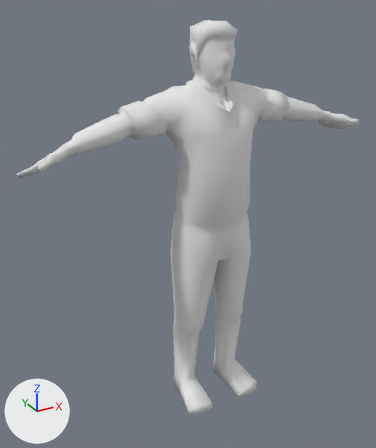
The Blender file vulpini/Models/adulto_machete.blend, before and after one commit.
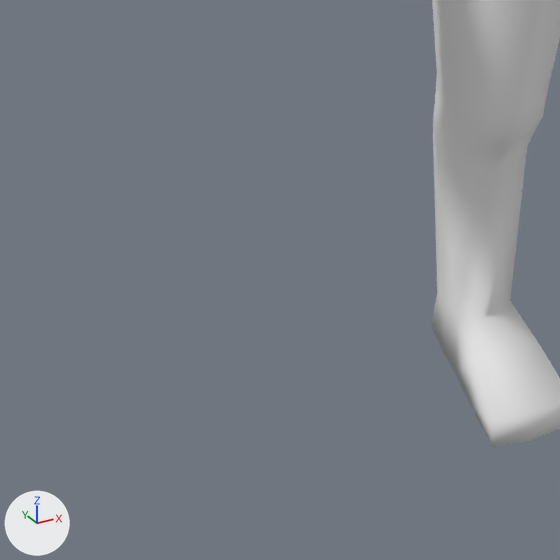
There are two pictures of each version: one whole from a 50 mm lens placed at (-1.233, -1.958, 2.014), pointed at (-0.099, 0.104, 0.983), one close up on the part from 15% to 55% of the width and 65% to 100% of the height. Arrows for +X, +Y and +Z are at lower left; the lights stay in place.

The scene before the commit, as lines of its bpy script (objects in view):
```python
me_cube_008 = bpy.data.meshes.new('Cube.008')
me_cube_008.from_pydata(...)  # 601 vertices, 1197 faces; spans x -4.84..4.84, y -0.74..1.15, z -6.29..4.16
me_cube_008.polygons.foreach_set('use_smooth', [True] * 1197)
me_cube_008.materials.append(mat_cazador)  # its picture is missing
ob_cuerpo_lp = bpy.data.objects.new('Cuerpo_LP', me_cube_008)
ob_cuerpo_lp.location = (0.0, 0.0, 1.155)
ob_cuerpo_lp.scale = (0.184, 0.184, 0.184)
```
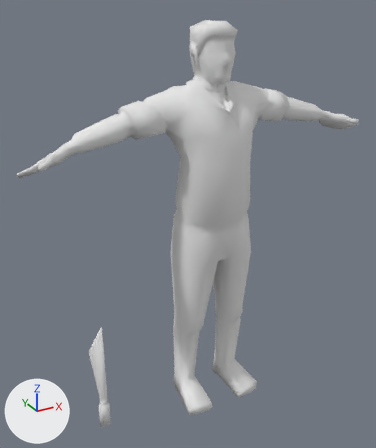
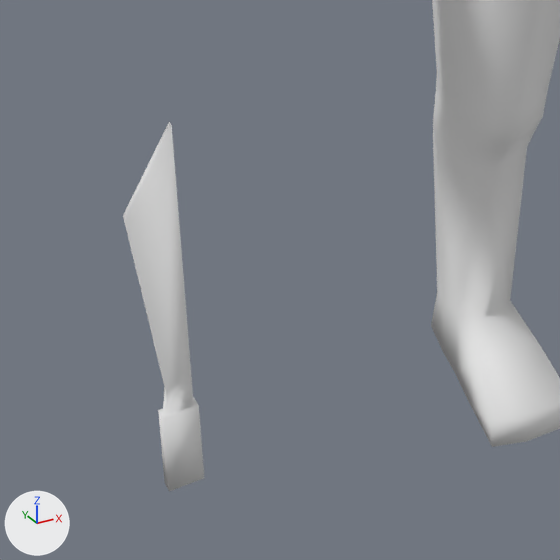
Diff of the bpy script that builds the scene:
```diff
--- a/vulpini/Models/adulto_machete.blend.py
+++ b/vulpini/Models/adulto_machete.blend.py
@@ me_cube_008 @@
 # used by ob_cuerpo_lp; location = (0.0, 0.0, 1.155); scale = (0.184, 0.184, 0.184)
-me_cube_008.from_pydata(...)  # 601 vertices, 1197 faces; spans x -4.84..4.84, y -0.74..1.15, z -6.29..4.16
+me_cube_008.from_pydata(...)  # 621 vertices, 1215 faces; spans x -4.84..4.84, y -0.74..1.15, z -6.29..4.16
+# me_cube_008 part 1: a new loose piece of 20 vertices spanning x -3.67..-3.25, y 0.1..0.2, z -6.26..-3.06, in mat_cazador (its picture is missing)
 me_cube_008.materials.append(mat_cazador)
```

What differs and where, as boxes (x1, y1, x2, y2) in the close-ups (560 x 560 px):
'Cuerpo_LP', reshaped
    before: (431, 0, 560, 447)
    after: (123, 0, 560, 492)
part 1 of me_cube_008, added
    after: (123, 122, 204, 492)
